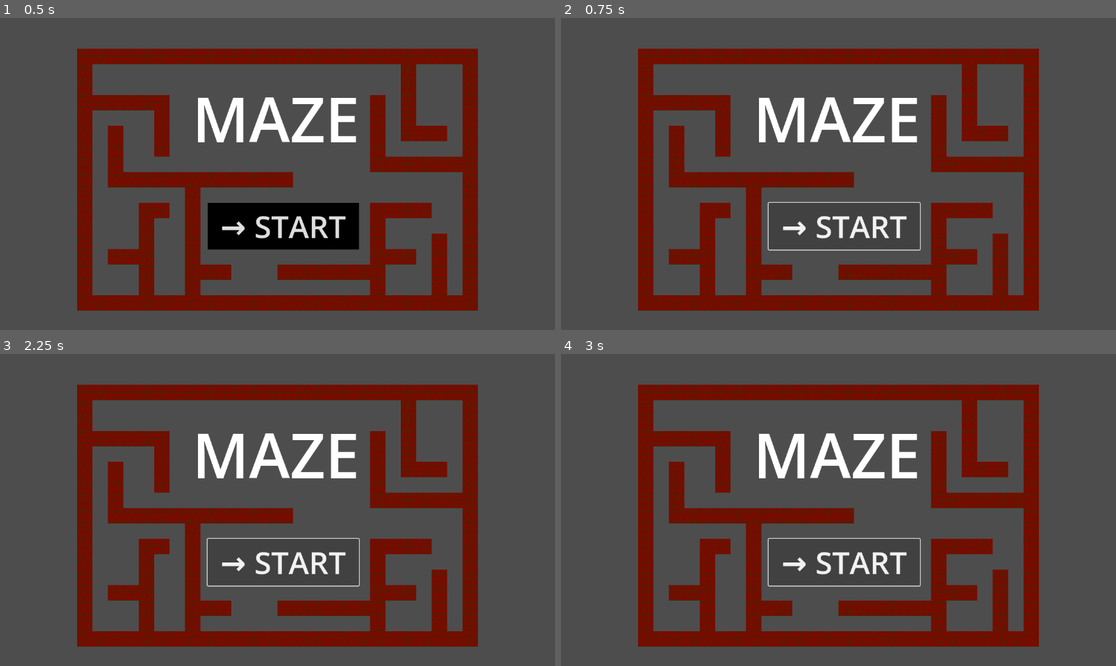
Above: before the commit, frames 1-4 (two rows, left to right).
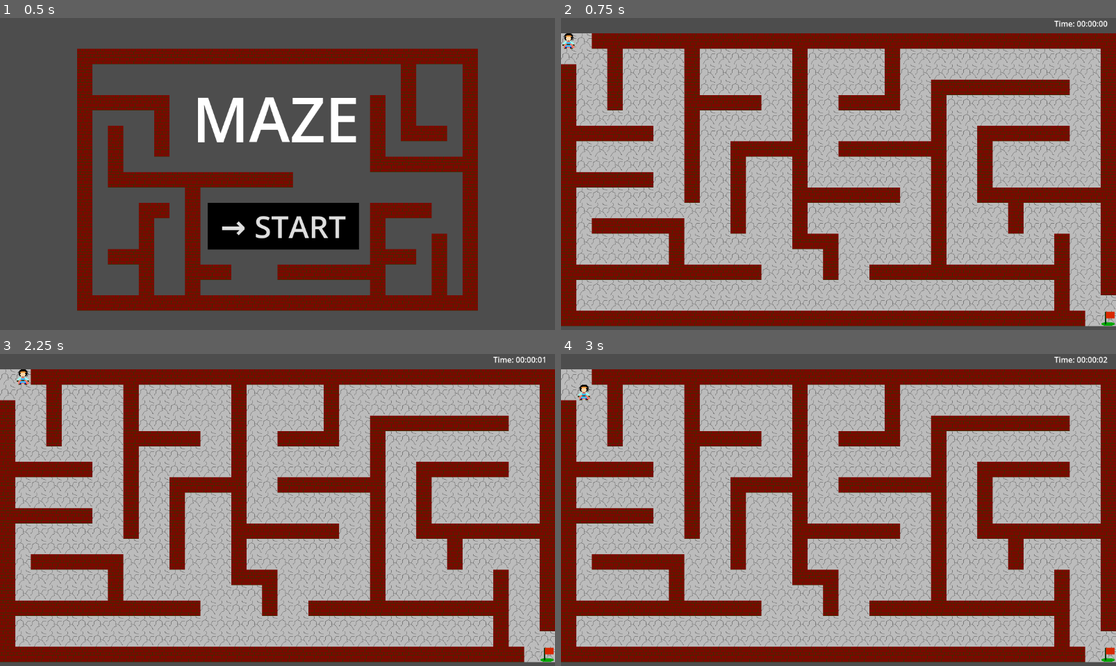
Above: after the commit, the same moments.

Repository: mjXmsdgh/game_gallery
Game: Godot game, scene res://2_game_scene/maze/1_start/start.tscn
Same seed, same stepped clock (60 frames per second), same inputs: the game is played once before the commit and once after it. This scene is started directly instead of the project's main scene.
Inputs (mouse positions are in pixels of both pictures, inside the frame that each line leads up to):
- Up to frame 1 (0.5 s): no input
- Up to frame 2 (0.75 s): click "→ START" at 0.5 s
- Up to frame 3 (2.25 s): click (283, 563) at 1.25 s, where only the run before the commit has a clickable "→ START"; tap Enter at 2 s; hold Right (ui_right) from 2.03 s (still down); tap Space (key_space) at 2.1 s
- Up to frame 4 (3 s): tap Space (key_space) at 2.75, 2.85 s; release Right (ui_right) at 2.78 s; hold Down (ui_down) from 2.78 s (still down)

Frame 1 is identical in both runs. In frame 2, 89% of the frame differs, in the area x 0-100%, y 0-99%; in frame 3, 89%; in frame 4, 89%.

Commit message:
change maze main

Diff:
--- a/2_game_scene/maze/1_start/button_start.gd
+++ b/2_game_scene/maze/1_start/button_start.gd
@@ -1,5 +1,6 @@
 extends Button
 
+@export var main_scene:PackedScene;
 
 # Called when the node enters the scene tree for the first time.
 func _ready() -> void:
@@ -16,4 +17,13 @@
 	pass
 
 func _on_pressed() -> void:
-	get_tree().change_scene_to_file("res://game_scene/maze/2_main/maze.tscn")
+
+	# mazeを実体化
+	var main_instance:Node=main_scene.instantiate()
+
+	# 子ノードに追加
+	var root:Node=get_tree().get_root()
+	root.add_child(main_instance)
+
+	# 終わったら開放
+	get_tree().current_scene.queue_free()
--- a/2_game_scene/maze/1_start/start.tscn
+++ b/2_game_scene/maze/1_start/start.tscn
@@ -1,7 +1,8 @@
-[gd_scene load_steps=3 format=4 uid="uid://f6gjyh54pjlg"]
+[gd_scene load_steps=4 format=4 uid="uid://f6gjyh54pjlg"]
 
 [ext_resource type="Script" path="res://2_game_scene/maze/1_start/button_start.gd" id="1_2f8ca"]
 [ext_resource type="TileSet" uid="uid://8wsraksi7ami" path="res://2_game_scene/maze/2_main/maze.tres" id="1_2o2af"]
+[ext_resource type="PackedScene" uid="uid://h3whre0d12n7" path="res://2_game_scene/maze/2_main/maze.tscn" id="3_1lxaa"]
 
 [node name="Start" type="Node2D"]
 
@@ -25,5 +26,6 @@
 theme_override_font_sizes/font_size = 64
 text = "→ START"
 script = ExtResource("1_2f8ca")
+main_scene = ExtResource("3_1lxaa")
 
 [connection signal="pressed" from="Button_start" to="Button_start" method="_on_pressed"]
